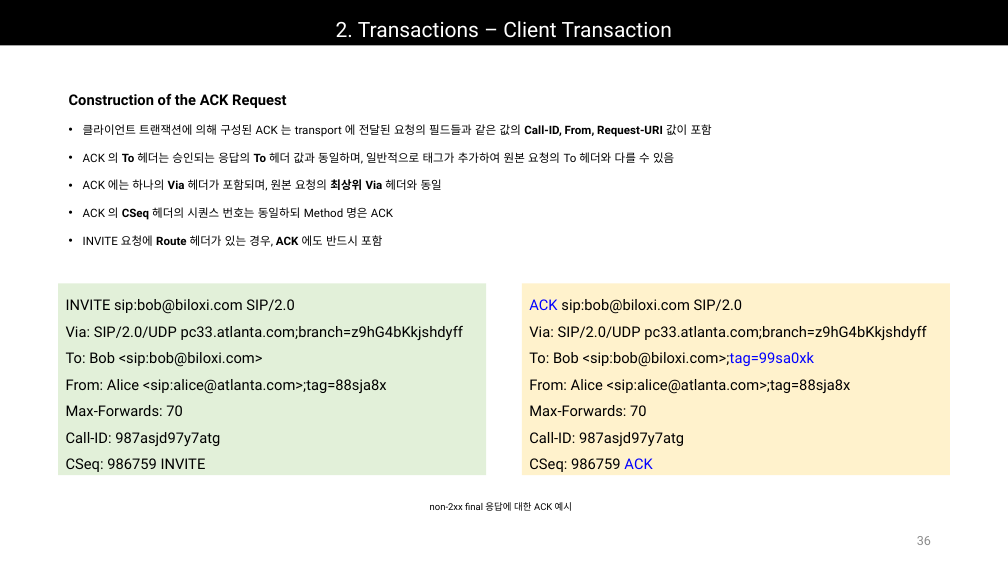
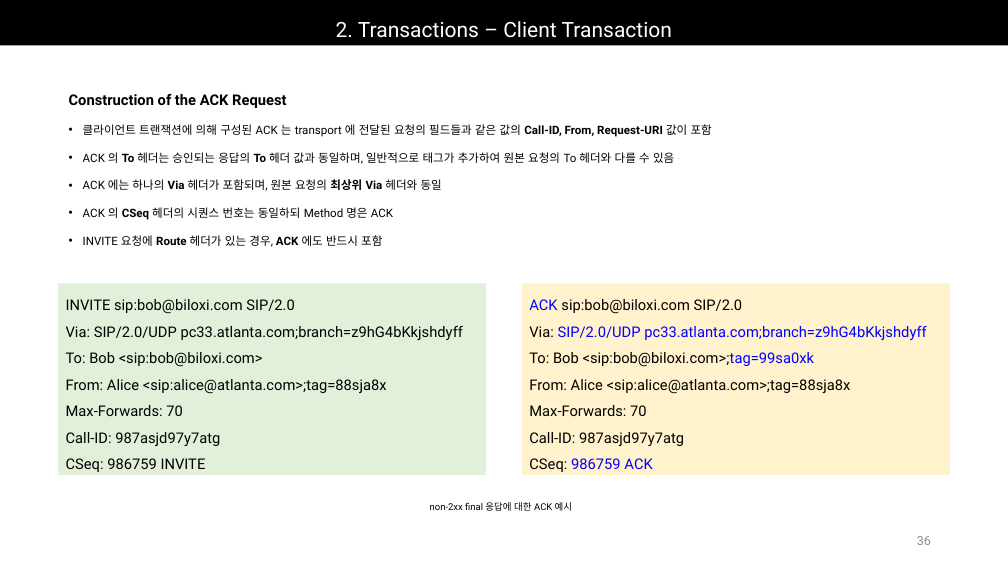
Before and after one commit to Epsilonely/SIP-Survey, a slide deck: slide 36 of 세미나 3차.pptx. Drawn at 1008x567 pixels with LibreOffice and Linux fonts; fonts in the diff are those of the drawing. Boxes give left, top, right and bottom in pixels: in the first picture for what was removed or moved away, otherwise in the second. Text is boxed around its words. In the diff, an @@ line names an element or a change of style, - is before the commit and + after.

```diff
--- a/세미나 3차.pptx
+++ b/세미나 3차.pptx
@@ text in rectangle at [529,326,926,472]: text colour #000000 to #0000FF in "SIP/2.0/UDP pc33.atlanta.com;branch=z9hG4bKkjshdyff", "986759" @@
```
Also in this commit, not shown: 7 other slides changed, 5 slides added.
